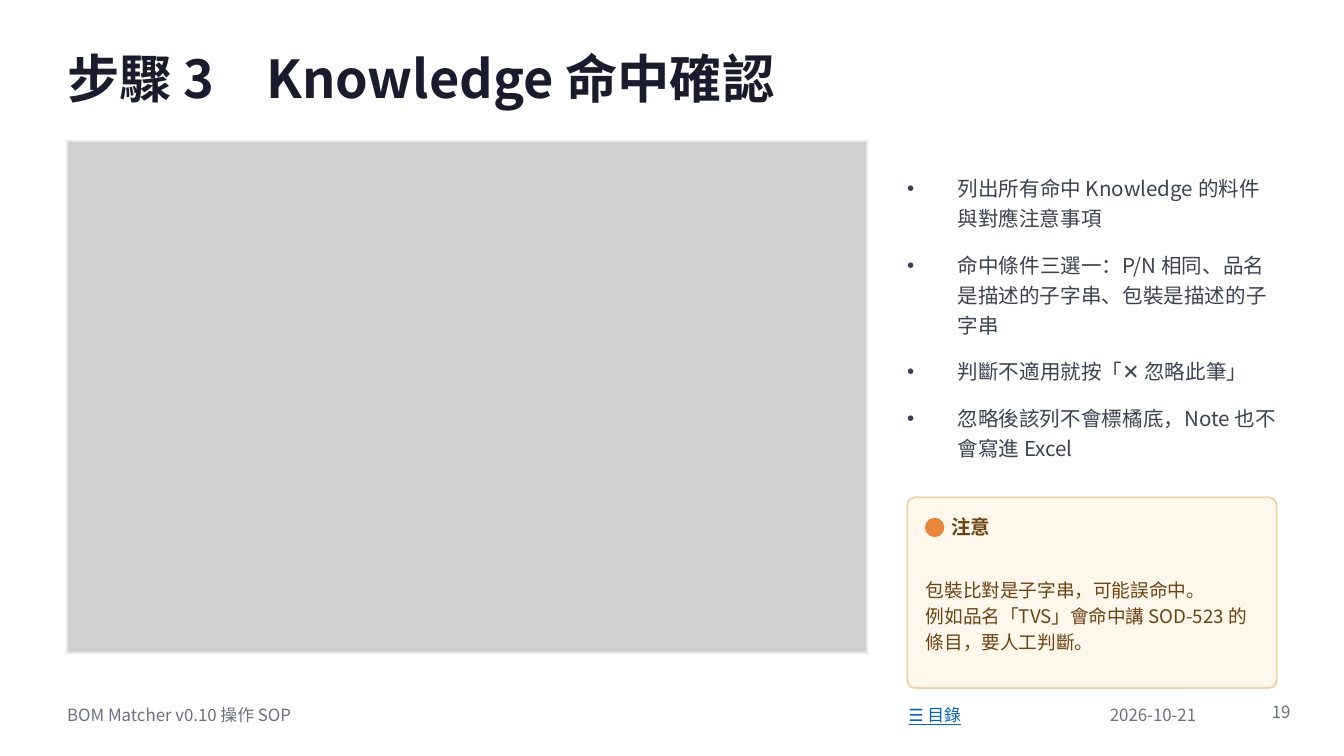
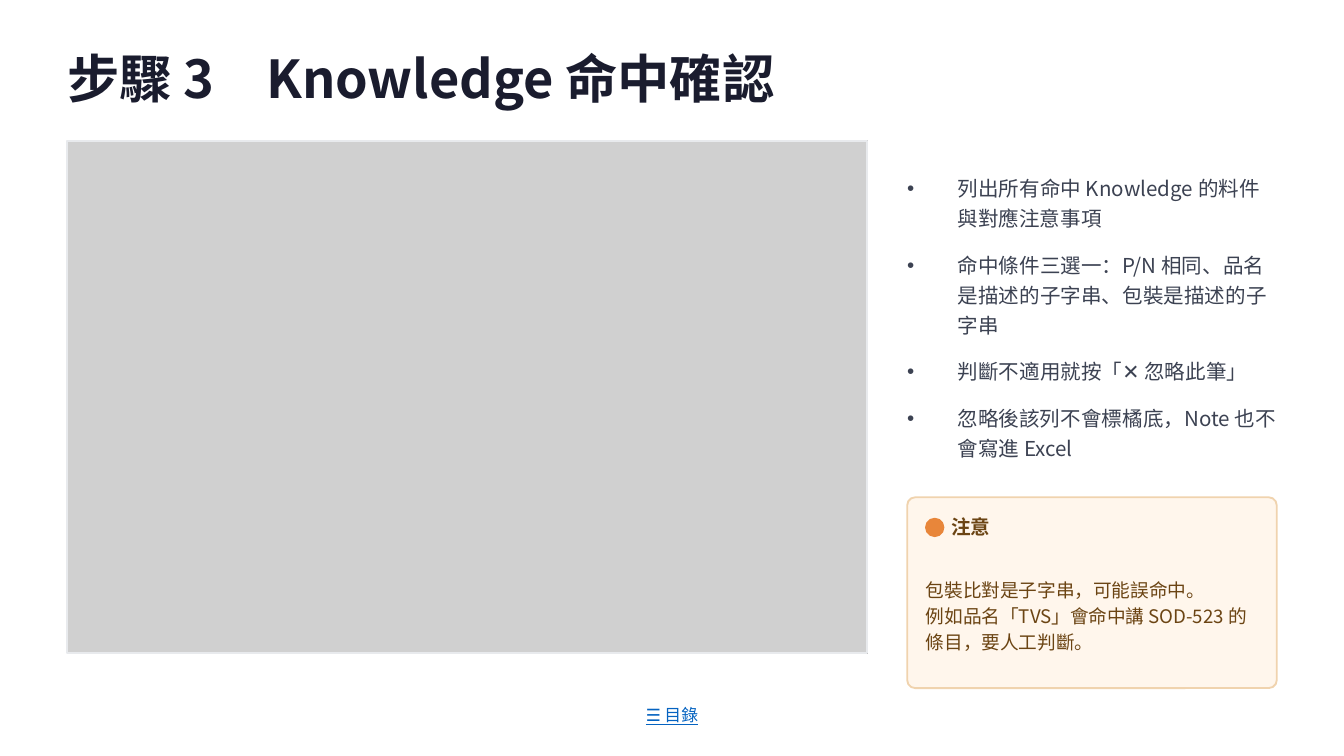
Before and after one commit to jenhochen/AI_BOM, a slide deck: slide 19 of docs/BOM_Matcher_v0.10_操作SOP.pptx. Drawn at 1344x756 pixels with LibreOffice and Linux fonts; fonts in the diff are those of the drawing; grey boxes stand for pictures. Boxes give left, top, right and bottom in pixels: in the first picture for what was removed or moved away, otherwise in the second. Text is boxed around its words. In the diff, an @@ line names an element or a change of style, - is before the commit and + after.

```diff
--- a/docs/BOM_Matcher_v0.10_操作SOP.pptx
+++ b/docs/BOM_Matcher_v0.10_操作SOP.pptx
@@ text "☰ 目錄": place and size @@
-text "☰ 目錄" at (927,707,961,725)
+text "☰ 目錄" at (664,707,698,725)
@@ text "☰ 目錄" at (664,707,698,725): alignment right to centre @@
@@ text removed at (67,707,291,723) @@
-BOM Matcher v0.10 操作 SOP
@@ text removed at (1110,708,1196,721) @@
-2026-10-21
@@ page number removed at (1272,705,1291,718) @@
-19
```
Also in this commit, not shown: 23 other slides changed, 4 other files.
